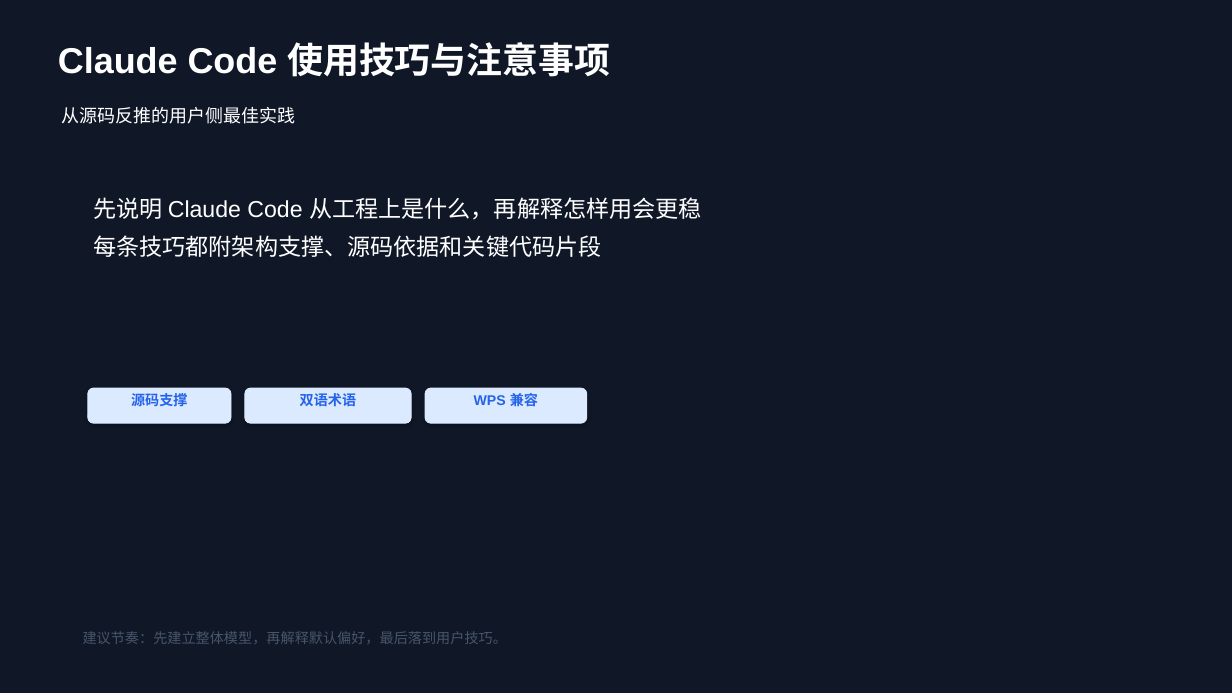
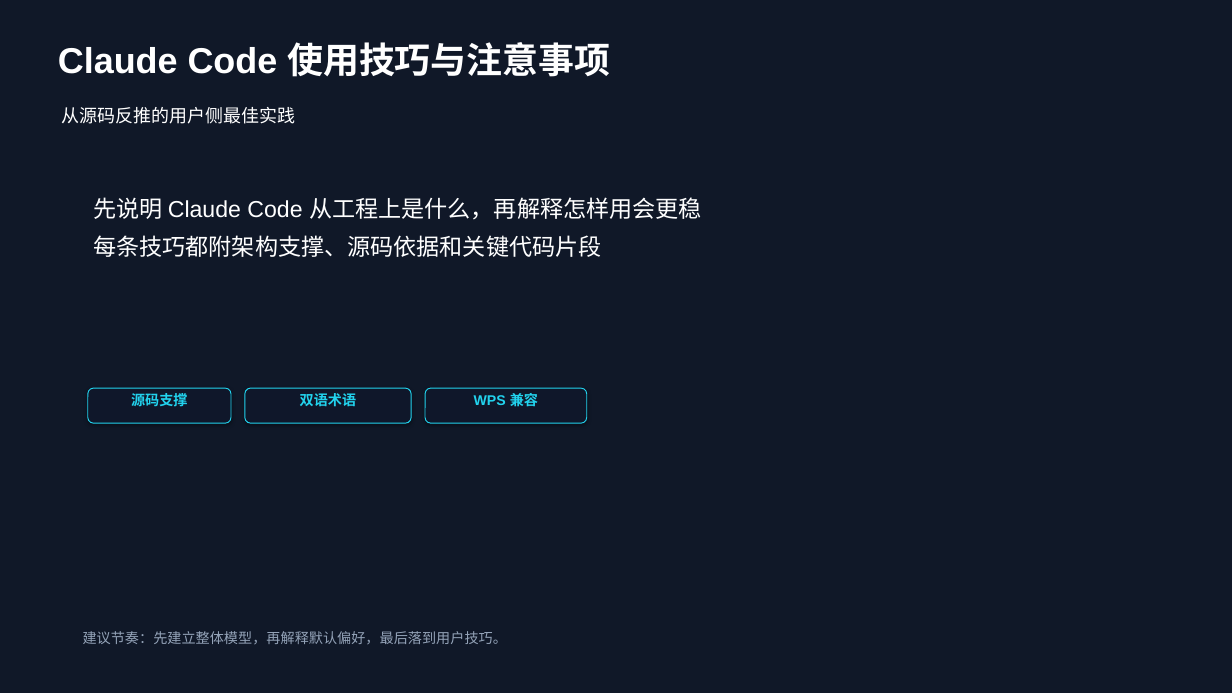
Before and after one commit to boboliu-1010/ccode, a slide deck: slide 1 of docs/zh/09-Claude Code 使用技巧与注意事项-WPS兼容版.pptx. Drawn at 1232x693 pixels with LibreOffice and Linux fonts; fonts in the diff are those of the drawing. Boxes give left, top, right and bottom in pixels: in the first picture for what was removed or moved away, otherwise in the second. Text is boxed around its words. In the diff, an @@ line names an element or a change of style, - is before the commit and + after.

Commit message:
Add tech-style usage tips deck

```diff
--- a/docs/zh/09-Claude Code 使用技巧与注意事项-WPS兼容版.pptx
+++ b/docs/zh/09-Claude Code 使用技巧与注意事项-WPS兼容版.pptx
@@ text colour #2563EB to #22D3EE; fill #DBEAFE to #0F172A; outline #DBEAFE 0.75 pt to #22D3EE 0.75 pt in 3 elements at [88, 388, 231, 423], [245, 388, 411, 423], [425, 388, 587, 423] @@
@@ text "建议节奏：先建立整体模型，再解释默认偏好，最后落到用户技巧。" at [83, 631, 507, 644]: text colour #475569 to #94A3B8 @@
```
Also in this commit, not shown: 13 other slides changed, 1 other file.
